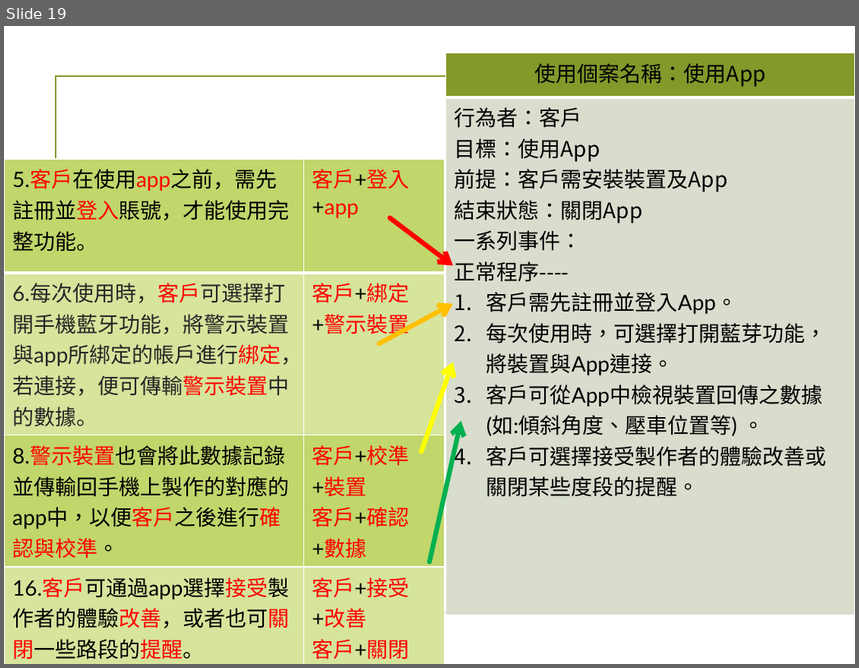
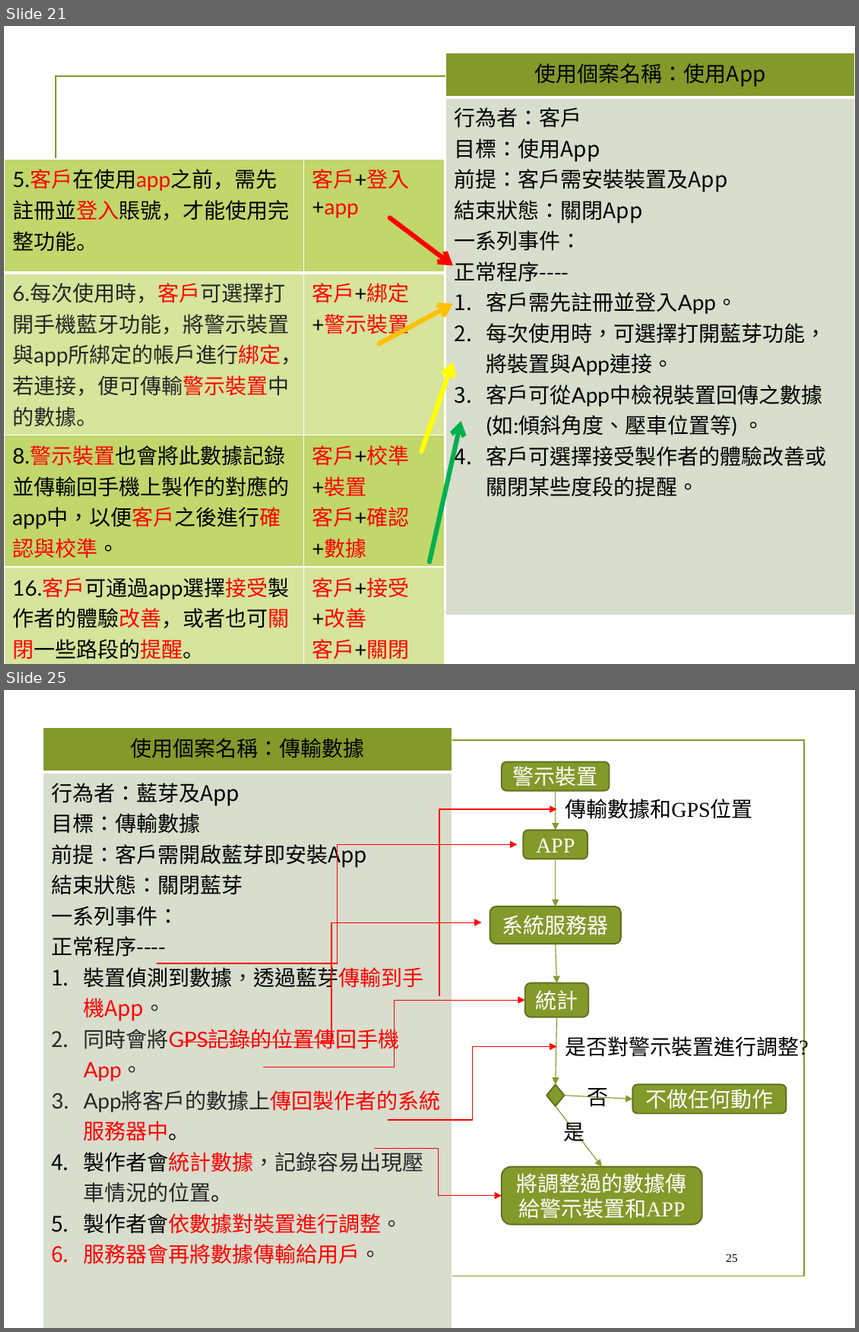
Before and after one commit to chandlerkuo/sharepee, a slide deck: 陀螺儀機車警示裝置.pptx. Shown one above the other, each under a label of ours: slide 19 before the commit, slides 21 and 25 after it; the slides between them are not shown. The pictures are 859x668 and 859x1332 pixels, drawn with LibreOffice and Linux fonts; fonts in the diff are those of the drawing; background and template pictures are left out. Boxes give left, top, right and bottom in pixels: in the first picture for what was removed or moved away, otherwise in the second. Text is boxed around its words. In the diff, an @@ line names an element or a change of style, - is before the commit and + after.

Commit message:
Update 陀螺儀機車警示裝置.pptx
加入使用個案圖

```diff
--- a/陀螺儀機車警示裝置.pptx
+++ b/陀螺儀機車警示裝置.pptx
@@ slide 25 added at (4, 690, 855, 1328), background picture (left out); not listed: 1 template element that a slide beside it also shows @@
@@ table added at (44, 727, 452, 1290), 2 rows, 1 columns @@
+使用個案名稱：傳輸數據
+行為者：藍芽及App / 目標：傳輸數據 / 前提：客戶需開啟藍芽即安裝App / 結束狀態：關閉藍芽 / 一系列事件： / 正常程序---- / 裝置偵測到數據，透過藍芽傳輸到手機App。 / 同時會將GPS記錄的位置傳回手機App。 / App將客戶的數據上傳回製作者的系統服務器中。 / 製作者會統計數據，記錄容易出現壓車情況的位置。 / 製作者會依數據對裝置進行調整。 / 服務器會再將數據傳輸給用戶。
@@ rounded rectangle added at (502, 761, 609, 790), fill #83992A, outline #61711F 1.25 pt, 18 pt, text #FFFFFF @@
+警示裝置
@@ arrow added from (556, 790) to (556, 831), #83992A 0.75 pt @@
@@ text added at (565, 799, 753, 819), 18 pt, text #000000 @@
+傳輸數據和GPS位置
@@ elbow arrow added from (439, 996) to (557, 809), #FF0000 0.75 pt @@
@@ elbow arrow added from (158, 964) to (517, 845), #FF0000 0.75 pt @@
@@ rounded rectangle added at (523, 831, 587, 859), fill #83992A, outline #61711F 1.25 pt, 18 pt, text #FFFFFF @@
+APP
@@ arrow added from (556, 859) to (556, 906), #83992A 0.75 pt @@
@@ rounded rectangle added at (490, 906, 621, 944), fill #83992A, outline #61711F 1.25 pt, 18 pt, text #FFFFFF @@
+系統服務器
@@ elbow arrow added from (181, 1043) to (481, 923), #FF0000 0.75 pt @@
@@ arrow added from (556, 944) to (557, 983), #83992A 0.75 pt @@
@@ rounded rectangle added at (525, 983, 588, 1017), fill #83992A, outline #61711F 1.25 pt, 18 pt, text #FFFFFF @@
+統計
@@ elbow arrow added from (264, 1067) to (525, 1001), #FF0000 0.75 pt @@
@@ arrow added from (557, 1018) to (556, 1085), #83992A 0.75 pt @@
@@ elbow arrow added from (388, 1120) to (557, 1046), #FF0000 0.75 pt @@
@@ text added at (565, 1034, 808, 1061), 18 pt, text #000000 @@
+是否對警示裝置進行調整?
@@ diamond added at (547, 1085, 565, 1106), fill #83992A, outline #61711F 1.25 pt @@
@@ arrow added from (564, 1096) to (633, 1100), #83992A 0.75 pt @@
@@ text added at (587, 1088, 608, 1107), 18 pt, text #000000 @@
+否
@@ rounded rectangle added at (633, 1085, 786, 1114), fill #83992A, outline #61711F 1.25 pt, 18 pt, text #FFFFFF @@
+不做任何動作
@@ arrow added from (556, 1106) to (602, 1167), #83992A 0.75 pt @@
@@ text added at (564, 1119, 585, 1146), 18 pt, text #000000 @@
+是
@@ elbow arrow added from (375, 1149) to (502, 1195), #FF0000 0.75 pt @@
@@ rounded rectangle added at (502, 1167, 703, 1224), fill #83992A, outline #61711F 1.25 pt, 18 pt, text #FFFFFF @@
+將調整過的數據傳給警示裝置和APP
@@ page number added at (726, 1254, 738, 1262), 10 pt, text #000000 @@
+25
@@ what was slide 19 is now slide 21 @@
```
Also in this commit, not shown: 2 slides changed, 10 other slides added.
